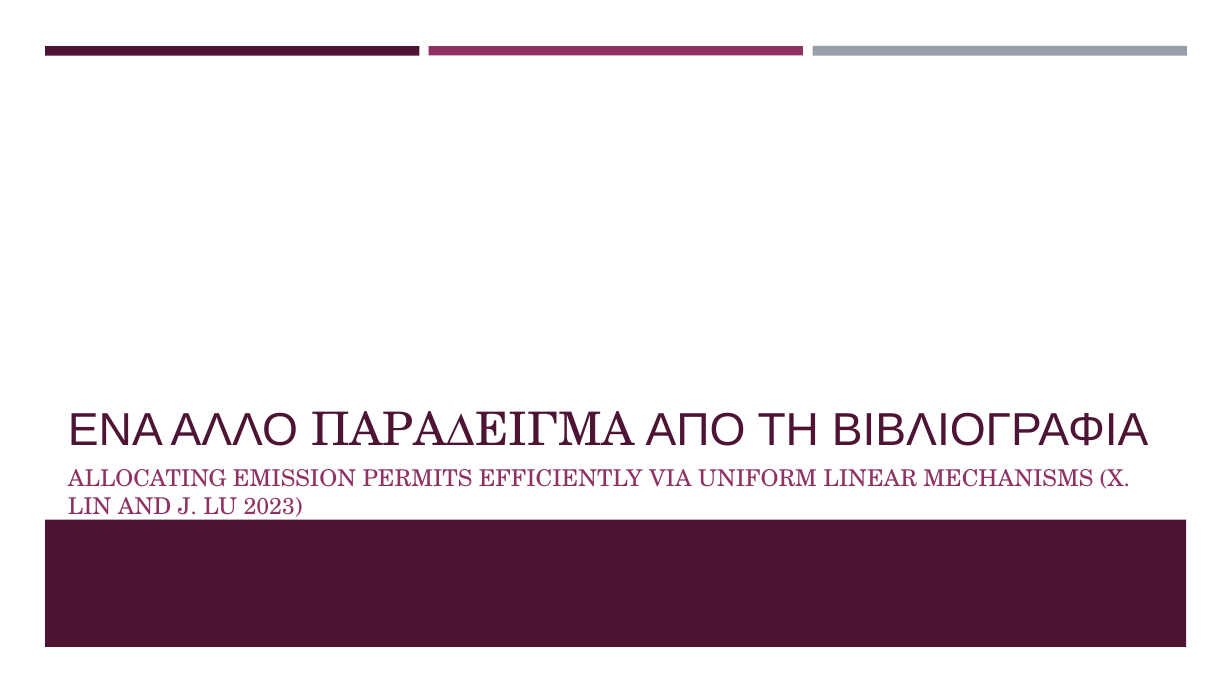
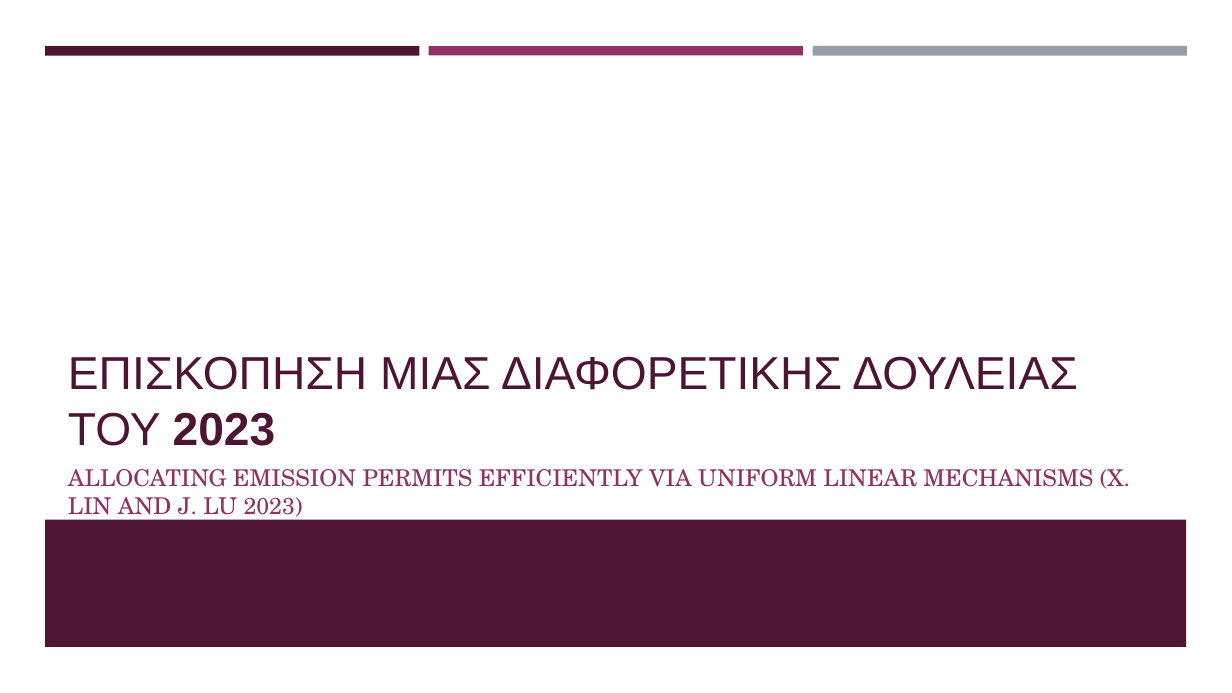
Before and after one commit to kwpap/Diplomatiki_kwpap_step_1, a slide deck: slide 26 of Thesis/Παρουσίαση.pptx (slide 25 before the commit). Drawn at 1232x693 pixels with LibreOffice and Linux fonts; fonts in the diff are those of the drawing. Boxes give left, top, right and bottom in pixels: in the first picture for what was removed or moved away, otherwise in the second. Text is boxed around its words. In the diff, an @@ line names an element or a change of style, - is before the commit and + after.

```diff
--- a/Thesis/Παρουσίαση.pptx
+++ b/Thesis/Παρουσίαση.pptx
@@ title at box(68, 356, 1077, 446): text changed @@
-ΕΝΑ ΑΛΛΟ ΠΑΡΑΔΕΙΓΜΑ ΑΠΟ ΤΗ ΒΙΒΛΙΟΓΡΑΦΙΑ
+ΕΠΙΣΚΟΠΗΣΗ ΜΙΑΣ ΔΙΑΦΟΡΕΤΙΚΗΣ ΔΟΥΛΕΙΑΣ ΤΟΥ 2023
```
Also in this commit, not shown: 10 other slides changed, 5 slides added, 1 slide removed, 1 other file.
